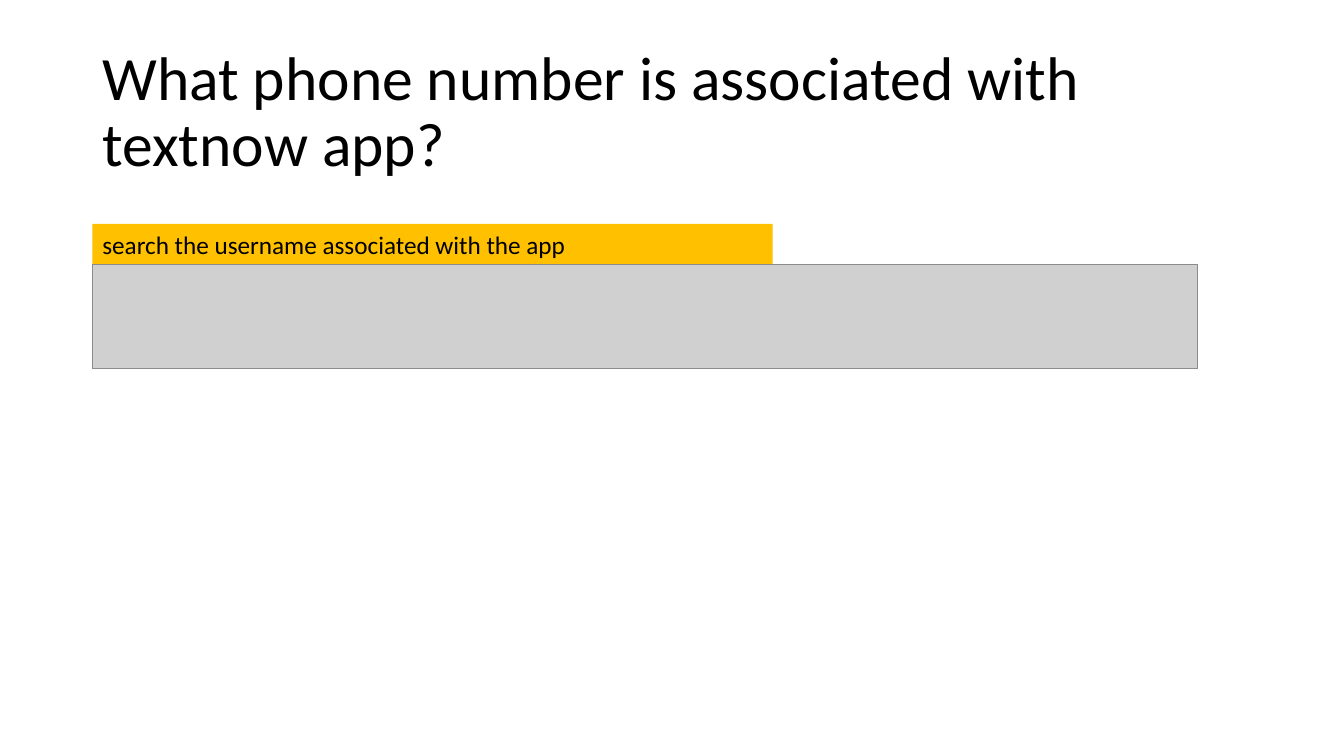
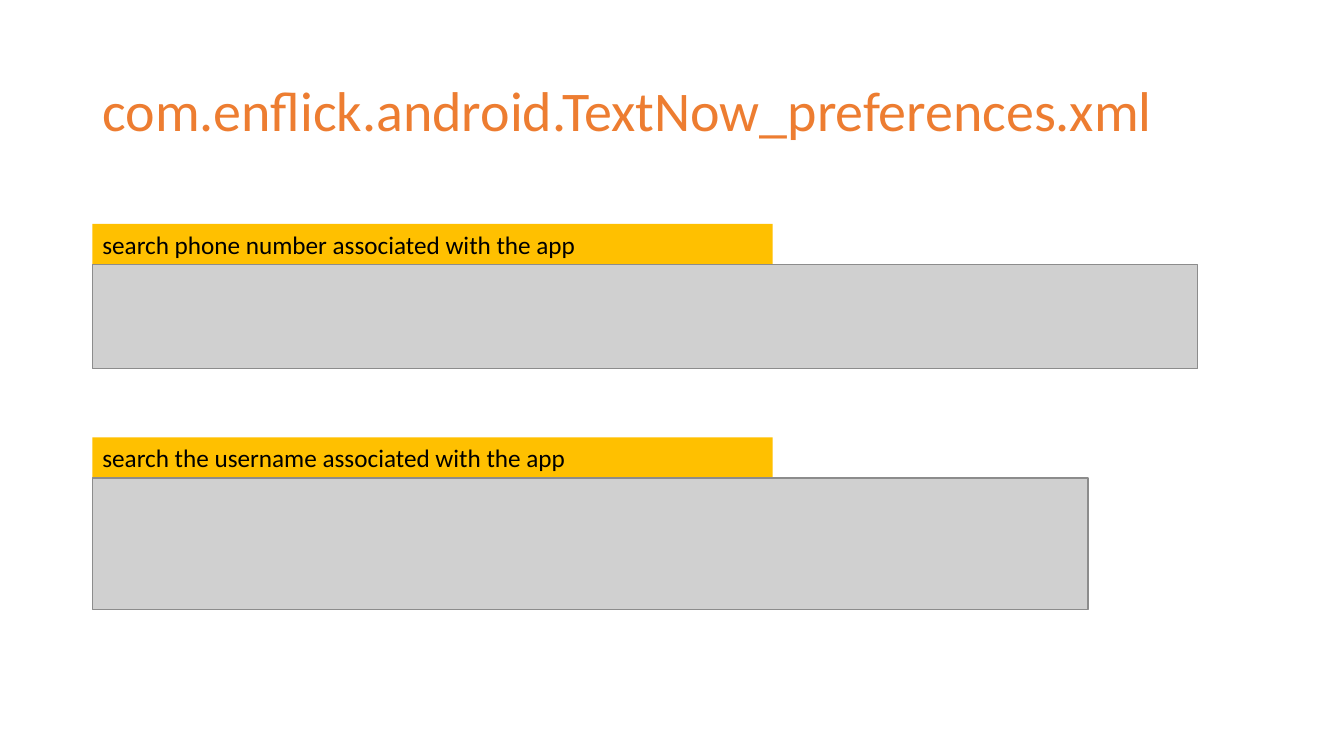
Before and after one commit to frankwxu/digital-forensics-lab, a slide deck: slide 9 of Android10/5_3_2_Third_Party_App_Investigation _textnow.pptx. Drawn at 1344x756 pixels with LibreOffice and Linux fonts; fonts in the diff are those of the drawing; grey boxes stand for pictures; background and template pictures are left out. Boxes give left, top, right and bottom in pixels: in the first picture for what was removed or moved away, otherwise in the second. Text is boxed around its words. In the diff, an @@ line names an element or a change of style, - is before the commit and + after.

Commit message:
improve Android 10 thrid party app ppts

```diff
--- a/Android10/5_3_2_Third_Party_App_Investigation _textnow.pptx
+++ b/Android10/5_3_2_Third_Party_App_Investigation _textnow.pptx
@@ title at (x1=102, y1=92, x2=1151, y2=140): text changed; size 44 to 40 pt; text colour #000000 to #ED7D31 @@
-What phone number is associated with textnow app?
+com.enflick.android.TextNow_preferences.xml
@@ text in rectangle at (x1=102, y1=236, x2=575, y2=258): text changed @@
-search the username associated with the app
+search phone number associated with the app
@@ rectangle added at (x1=93, y1=438, x2=773, y2=478), fill #FFC000, 18 pt, text #000000 @@
+search the username associated with the app
@@ picture added at (x1=93, y1=478, x2=1089, y2=610) @@
```
Also in this commit, not shown: 7 other slides changed, 1 slide removed, 1 other file.
